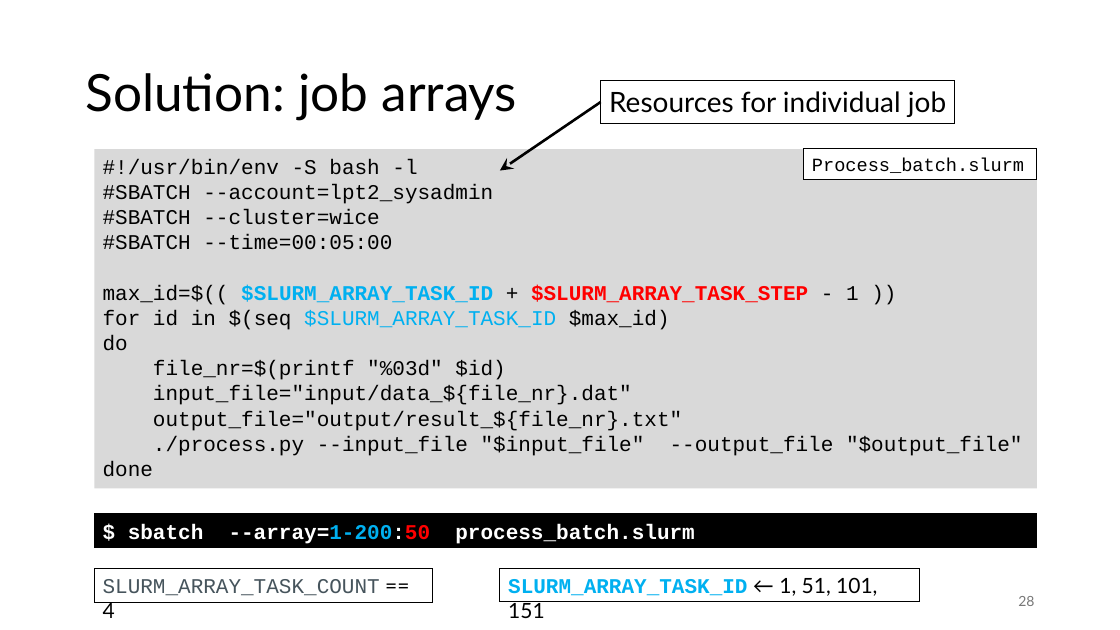
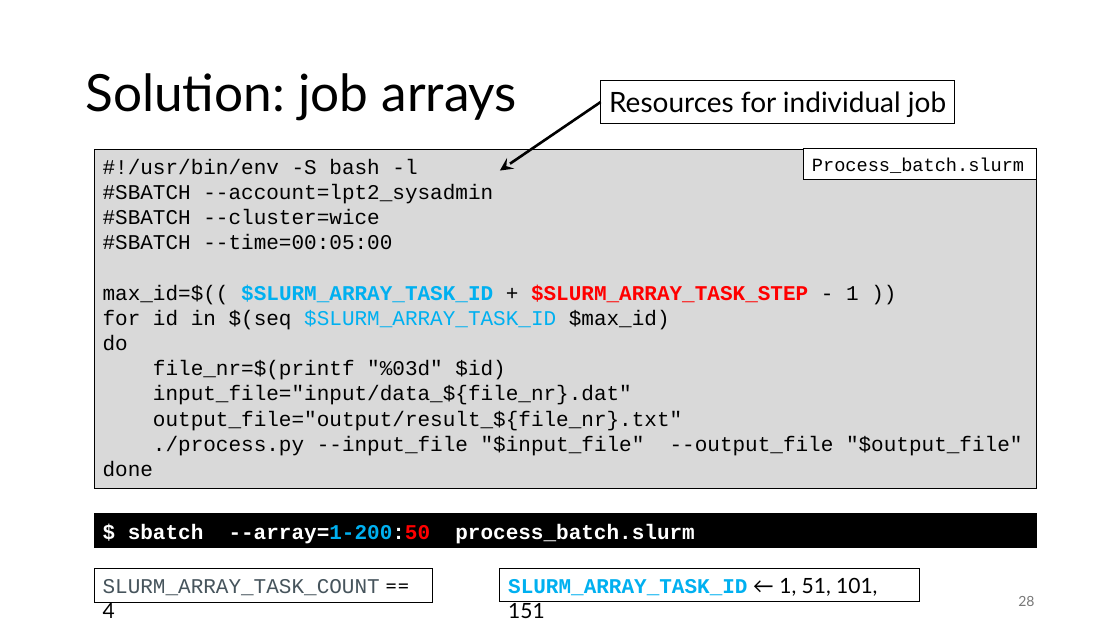
Before and after one commit to gjbex/Workflows-for-HPC, a slide deck: slide 28 of workflow_for_HPC.pptx. Drawn at 1120x630 pixels with LibreOffice and Linux fonts; fonts in the diff are those of the drawing. Boxes give left, top, right and bottom in pixels: in the first picture for what was removed or moved away, otherwise in the second. Text is boxed around its words. In the diff, an @@ line names an element or a change of style, - is before the commit and + after.

```diff
--- a/workflow_for_HPC.pptx
+++ b/workflow_for_HPC.pptx
@@ rectangle "#!/usr/bin/env -S bash -l" at (x1=94, y1=149, x2=1037, y2=488): outline none to #000000 0.75 pt @@
```
Also in this commit, not shown: 3 other slides changed, 1 slide added.
